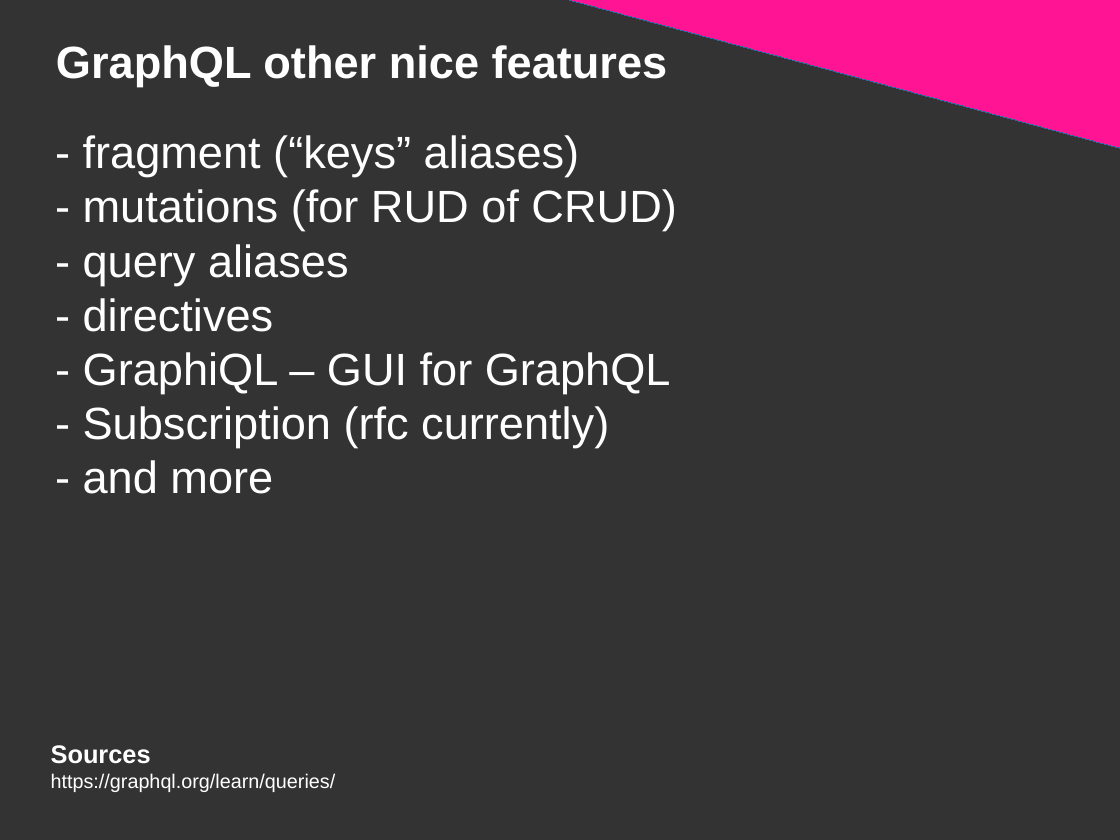
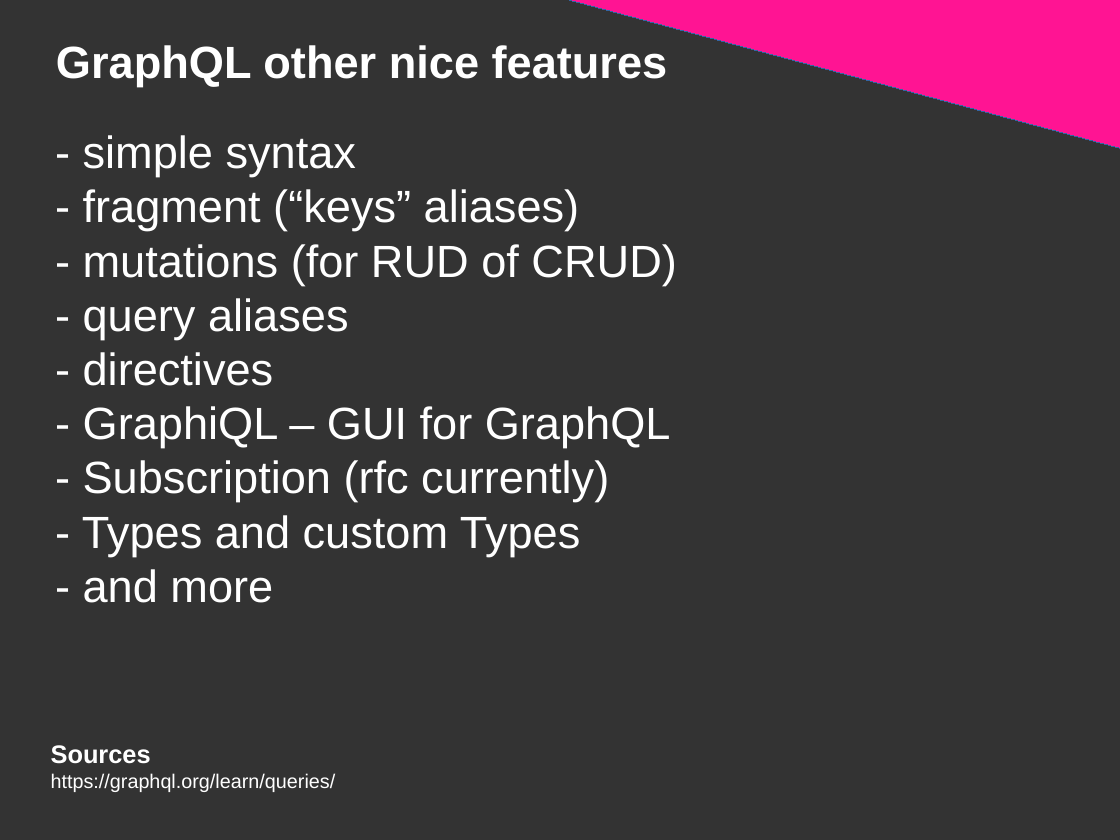
Before and after one commit to DanYellow/presentations, a slide deck: slide 58 of graphql/presentation.odp (slide 57 before the commit). Drawn at 1120x840 pixels with LibreOffice and Linux fonts; fonts in the diff are those of the drawing. Boxes give left, top, right and bottom in pixels: in the first picture for what was removed or moved away, otherwise in the second. Text is boxed around its words. In the diff, an @@ line names an element or a change of style, - is before the commit and + after.

```diff
--- a/graphql/presentation.odp
+++ b/graphql/presentation.odp
@@ title at <box>82,135,676,603</box>: text changed @@
-- fragment (“keys” aliases)
-- mutations (for RUD of CRUD)
-- query aliases
-- directives
-- GraphiQL – GUI for GraphQL
-- Subscription (rfc currently)
-- and more
+- simple syntax
+- fragment (“keys” aliases)
+- mutations (for RUD of CRUD)
+- query aliases
+- directives
+- GraphiQL – GUI for GraphQL
+- Subscription (rfc currently)
+- Types and custom Types
+- and more
```
Also in this commit, not shown: 1 other slide changed, 2 slides added, 1 slide removed, 12 other files.
